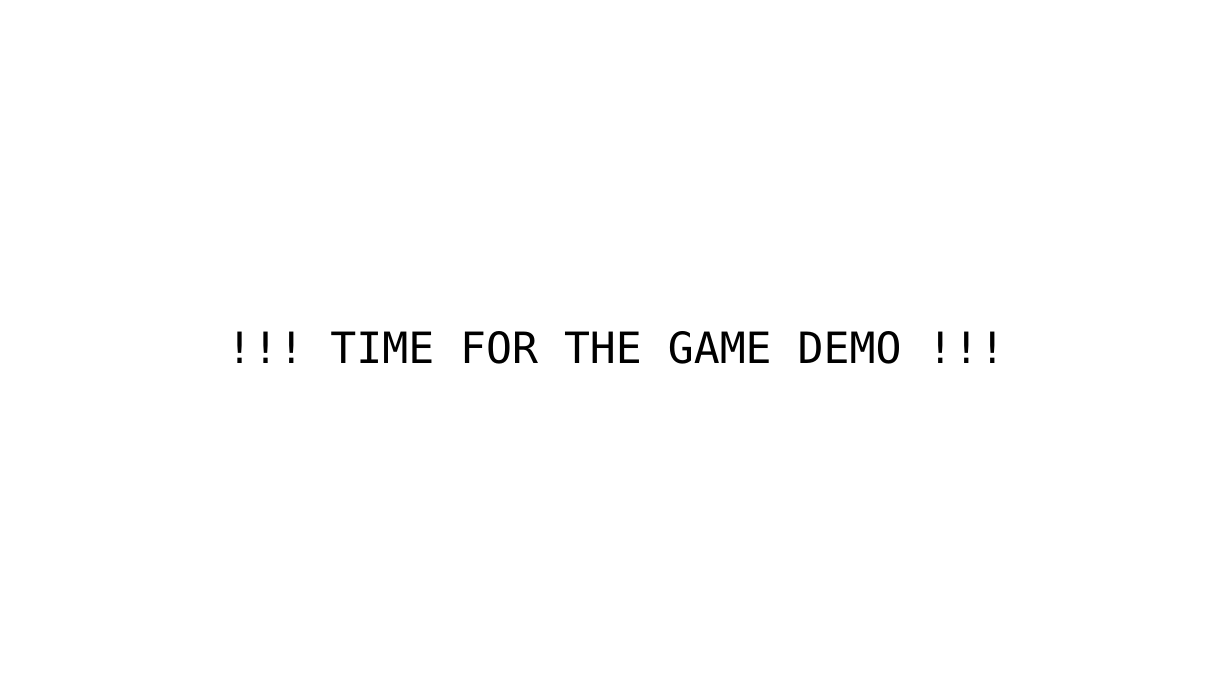
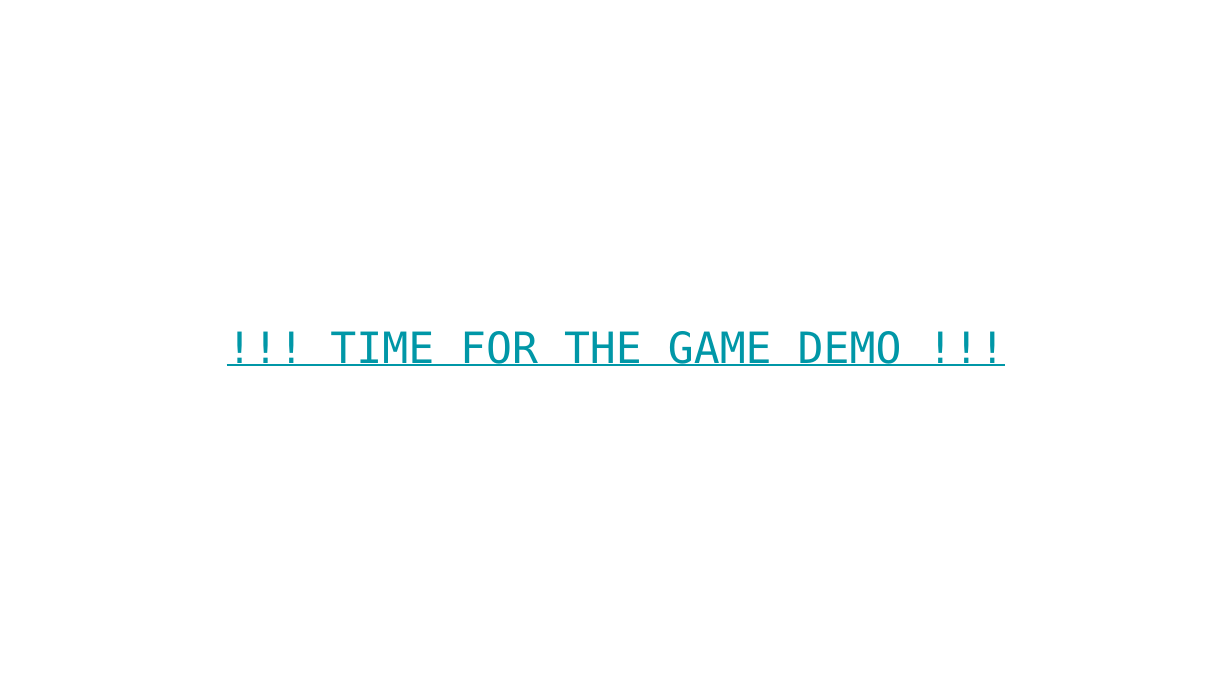
Before and after one commit to MasonR4/ROCKETMAN, a slide deck: slide 8 of PowerPoint/Team #4 -- ROCKETMAN.pptx. Drawn at 1232x693 pixels with LibreOffice and Linux fonts; fonts in the diff are those of the drawing. Boxes give left, top, right and bottom in pixels: in the first picture for what was removed or moved away, otherwise in the second. Text is boxed around its words. In the diff, an @@ line names an element or a change of style, - is before the commit and + after.

```diff
--- a/PowerPoint/Team #4 -- ROCKETMAN.pptx
+++ b/PowerPoint/Team #4 -- ROCKETMAN.pptx
@@ title "!!! TIME FOR THE GAME ..." at [330, 331, 902, 366]: text colour #000000 to #0097A7, underline on @@
```
Also in this commit, not shown: 2 other slides changed, 1 other file.
